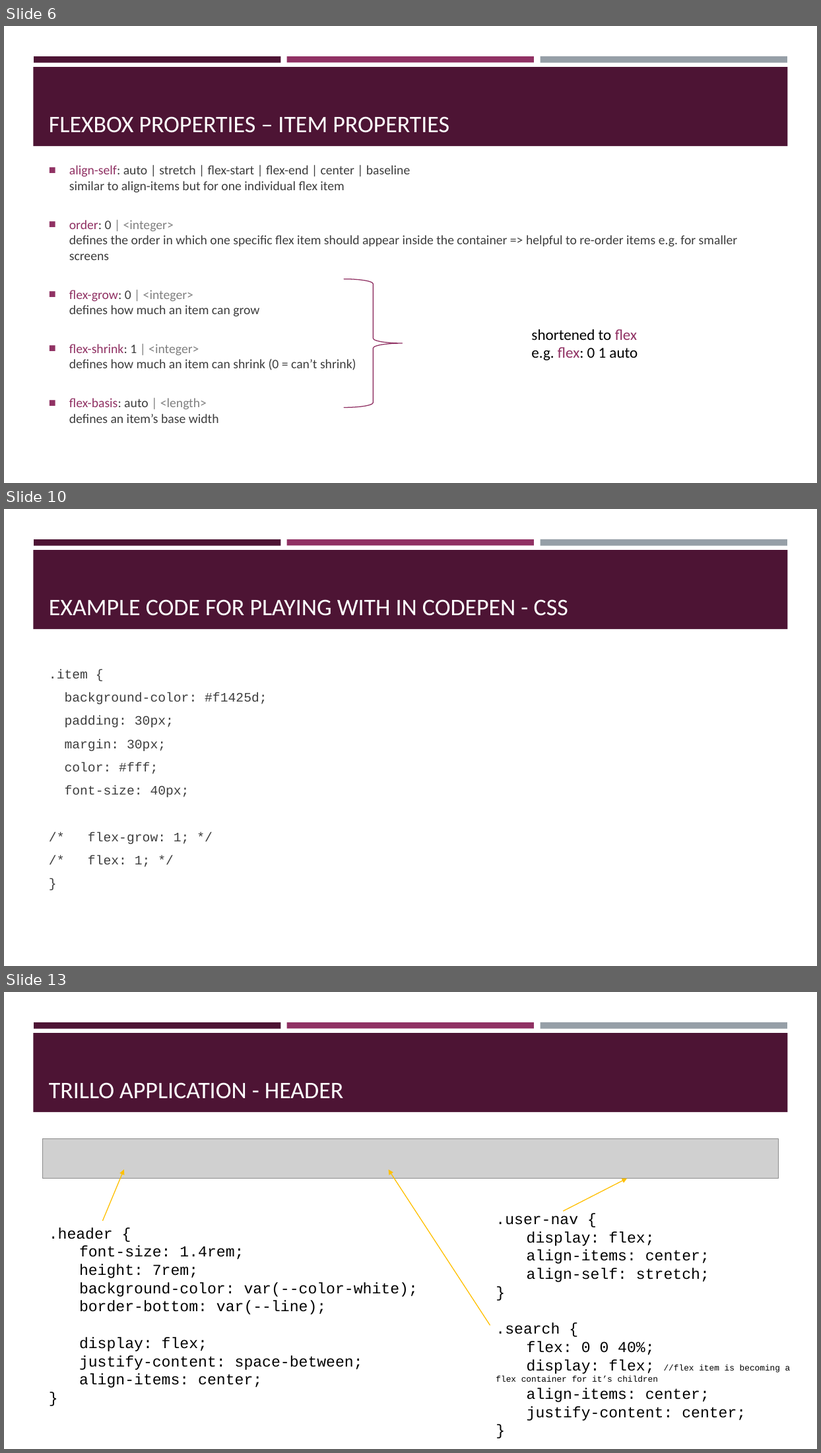
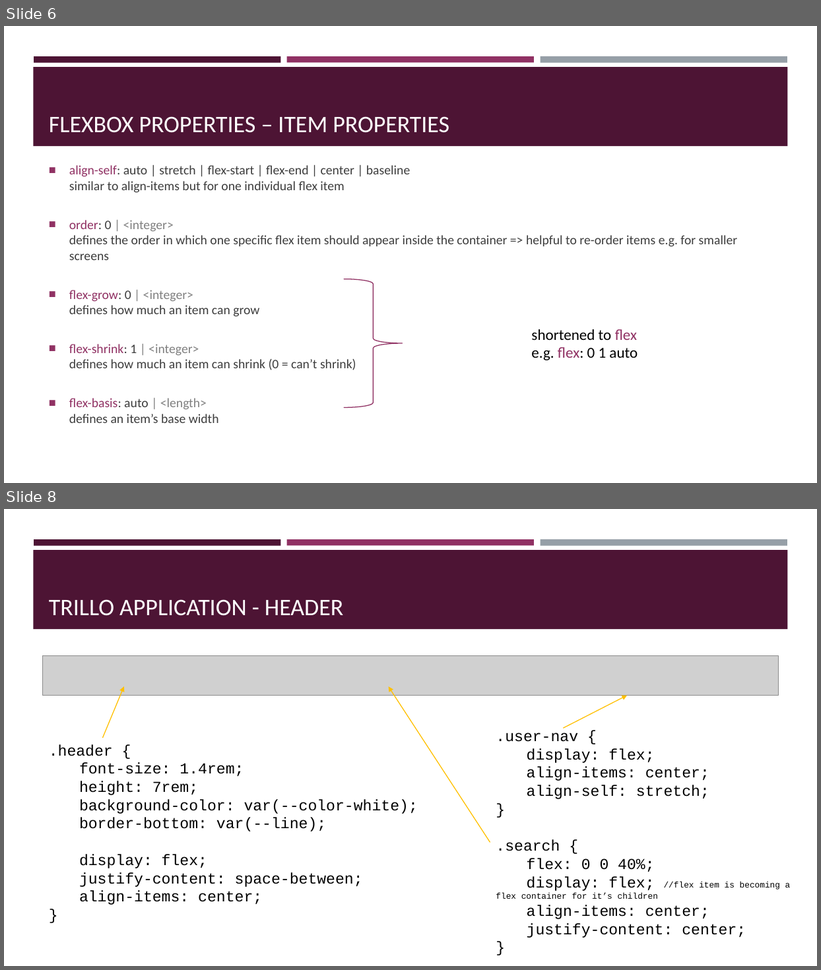
Before and after one commit to ruthlaird/advanced-css-course, a slide deck: Trillo/presentation/Trillo project - what I learnt.pptx. Shown one above the other, each under a label of ours: slides 6, 10 and 13 before the commit, slides 6 and 8 after it; the slides between them are not shown. The pictures are 821x1453 and 821x970 pixels, drawn with LibreOffice and Linux fonts; fonts in the diff are those of the drawing; grey boxes stand for pictures. Boxes give left, top, right and bottom in pixels: in the first picture for what was removed or moved away, otherwise in the second. Text is boxed around its words. In the diff, an @@ line names an element or a change of style, - is before the commit and + after.

```diff
--- a/Trillo/presentation/Trillo project - what I learnt.pptx
+++ b/Trillo/presentation/Trillo project - what I learnt.pptx
@@ slide 10 removed at (x1=4, y1=509, x2=817, y2=966), background #FFFFFF; not listed: 4 template elements that a slide beside it also shows @@
@@ title removed at (x1=49, y1=599, x2=568, y2=616) @@
-EXAMPLE CODE FOR PLAYING WITH IN CODEPEN - CSS
@@ text removed at (x1=49, y1=669, x2=267, y2=867) @@
-.item {
-background-color: #f1425d;
-padding: 30px;
-margin: 30px;
-color: #fff;
-font-size: 40px;
-/* flex-grow: 1; */
-/* flex: 1; */
-}
@@ what was slide 13 is now slide 8 @@
```
Also in this commit, not shown: 1 slide changed, 4 other slides removed, 14 other files.
